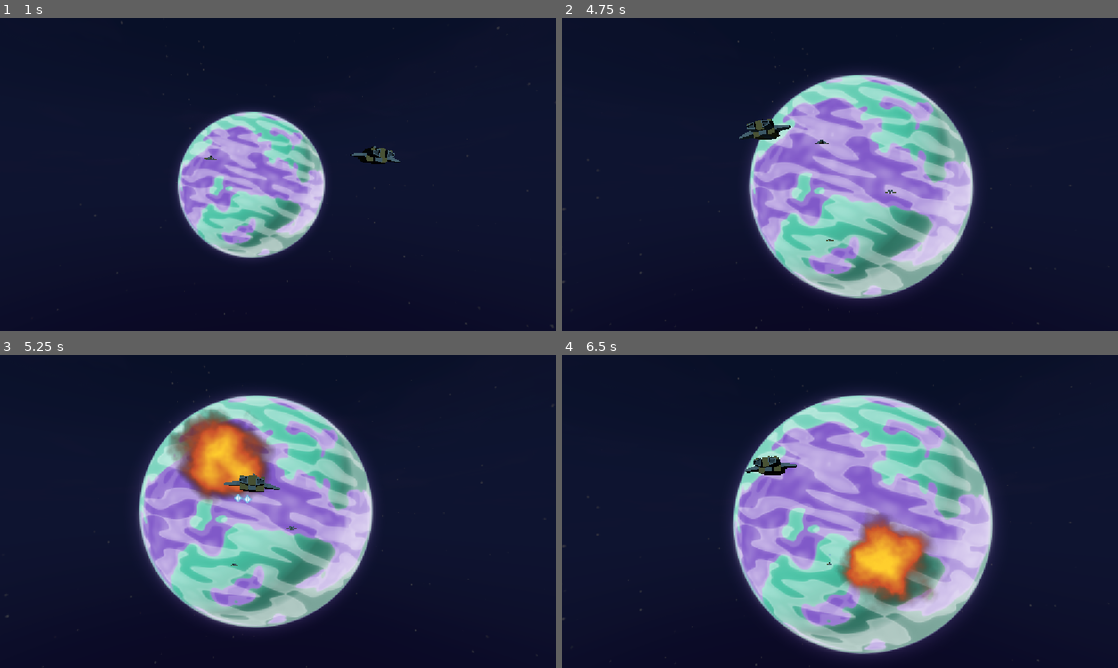
Above: before the commit, frames 1-4 (two rows, left to right).
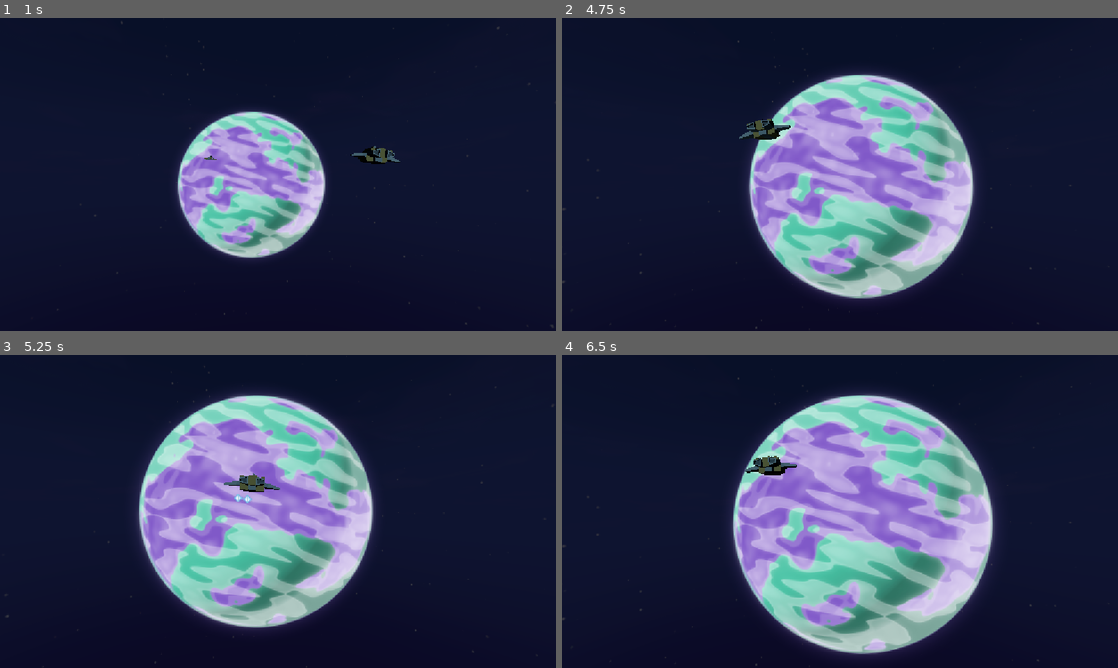
Above: after the commit, the same moments.

Repository: EJC300/RailShooterJamGame
Game: Godot game, scene res://Level/Scenes/space_level.tscn
Same seed, same stepped clock (60 frames per second), same inputs: the game is played once before the commit and once after it.
Inputs (mouse positions are in pixels of both pictures, inside the frame that each line leads up to):
- Up to frame 1 (1 s): move the mouse to (400, 158) at 0.52 s; click (400, 158) at 0.6 s
- Up to frame 2 (4.75 s): move the mouse to (728, 190) at 1.27 s; click (728, 190) at 1.35 s; move the mouse to (895, 105) at 2.02 s; click (895, 105) at 2.1 s; move the mouse to (812, 237) at 2.77 s; click (812, 237) at 2.85 s; move the mouse to (1006, 221) at 3.52 s; click (1006, 221) at 3.6 s; move the mouse to (673, 127) at 4.27 s; click (673, 127) at 4.35 s
- Up to frame 3 (5.25 s): move the mouse to (305, 511) at 5.02 s; click (305, 511) at 5.1 s
- Up to frame 4 (6.5 s): move the mouse to (756, 433) at 5.77 s; click (756, 433) at 5.85 s

Frame 1 is identical in both runs. In frame 2, less than 0.1% of the frame differs, in the area x 45-61%, y 38-72%; in frame 3, 3.8%, in the area x 30-54%, y 17-68%; in frame 4, 3.7%.
Error after the commit: Invalid assignment of property or key 'global_position' with value of type 'Vector3' on a base object of type 'null instance'. (res://Level/Scripts/enemy_spawn…

Commit message:
fixed origin

Diff:
--- a/Game/Effects/explosion_anim.tscn
+++ b/Game/Effects/explosion_anim.tscn
@@ -1,3 +1,69 @@
 [gd_scene format=3 uid="uid://dwtryy2leytnt"]
 
-[node name="ExplosionAnim" type="AnimationPlayer" unique_id=618302339]
+[ext_resource type="Texture2D" uid="uid://bg32i78se8hd8" path="res://Level/Art/skybox-space.png" id="1_2d7od"]
+[ext_resource type="PackedScene" uid="uid://cv22ai1p1hf8j" path="res://Player/Scenes/player.tscn" id="2_am6bb"]
+[ext_resource type="Script" uid="uid://c7jvgxttut65w" path="res://Game/Scripts/camera_look.gd" id="3_8d8uy"]
+[ext_resource type="PackedScene" uid="uid://vq2ed1diejpy" path="res://Level/Scenes/planet.tscn" id="4_pfm75"]
+[ext_resource type="PackedScene" uid="uid://ckawgnmrrgyd5" path="res://Enemies/Scenes/EnemyShip.tscn" id="5_7kxr1"]
+[ext_resource type="Script" uid="uid://7oae87w1u7dq" path="res://Level/Scripts/enemy_spawn_2D.gd" id="6_axw4x"]
+
+[sub_resource type="PanoramaSkyMaterial" id="PanoramaSkyMaterial_3gngh"]
+panorama = ExtResource("1_2d7od")
+energy_multiplier = 0.5
+
+[sub_resource type="Sky" id="Sky_57qmd"]
+sky_material = SubResource("PanoramaSkyMaterial_3gngh")
+
+[sub_resource type="Environment" id="Environment_yf5fn"]
+background_mode = 2
+sky = SubResource("Sky_57qmd")
+
+[sub_resource type="Curve3D" id="Curve3D_hemjf"]
+closed = true
+_data = {
+"points": PackedVector3Array(0, 0, 0, 0, 0, 0, -9.654667, -4.898409, 1.07458, 0, 0, 0, 0, 0, 0, -10.087704, 13.131505, -2.3079913, 0, 0, 0, 0, 0, 0, 3.6878014, 13.507176, -2.48658, 0, 0, 0, 0, 0, 0, 3.6215625, -4.721773, 0.88415027),
+"tilts": PackedFloat32Array(1.1863756, 0.7874239, -1.2921962, -1.5029532)
+}
+point_count = 4
+
+[node name="SpaceLevel" type="Node3D" unique_id=1736142688]
+
+[node name="Space" type="WorldEnvironment" parent="." unique_id=1754117930]
+environment = SubResource("Environment_yf5fn")
+
+[node name="Player" parent="." unique_id=114084622 node_paths=PackedStringArray("camera") instance=ExtResource("2_am6bb")]
+transform = Transform3D(1, 0, 0, 0, 1, 0, 0, 0, 1, 9.736419e-05, 0.00024841726, 0.045434248)
+speed = 145.0
+camera = NodePath("../PlayerCamara")
+
+[node name="PlayerCamara" type="Camera3D" parent="." unique_id=1820126635 node_paths=PackedStringArray("world_camera")]
+transform = Transform3D(1, 0, 0, 0, 1, 0, 0, 0, 1, 0, 0, 0.66643256)
+current = true
+script = ExtResource("3_8d8uy")
+world_camera = NodePath("../WorldCamera")
+
+[node name="WorldCamera" type="Camera3D" parent="." unique_id=1352337602]
+
+[node name="DirectionalLight3D" type="DirectionalLight3D" parent="." unique_id=1416494720]
+light_color = Color(0.53289264, 0.7359255, 0.8146611, 1)
+
+[node name="Planet" parent="." unique_id=1297347276 instance=ExtResource("4_pfm75")]
+transform = Transform3D(1, 0, 0, 0, 1, 0, 0, 0, 1, 0, 0, -16.011925)
+
+[node name="EnemyShip" parent="." unique_id=686896700 instance=ExtResource("5_7kxr1")]
+transform = Transform3D(-0.99989057, 0, -0.014799621, 0, 1, 0, 0.014799621, 0, -0.99989057, -1.872015, 0.027526617, -7.6176324)
+
+[node name="SpawnPath" type="Path3D" parent="." unique_id=2055453826]
+transform = Transform3D(0.4006727, 0, 0, 0, 0.2904834, -0.75705904, 0, 0.20985398, 1.0479339, 1.0159597, -2.0175073, -14.290459)
+top_level = true
+curve = SubResource("Curve3D_hemjf")
+script = ExtResource("6_axw4x")
+
+[node name="Change" type="Timer" parent="SpawnPath" unique_id=146103533]
+autostart = true
+
+[node name="PathSpawnPosition" type="PathFollow3D" parent="SpawnPath" unique_id=1925844539]
+transform = Transform3D(-0.25631845, 0.9662966, -0.0235992, 0.17227945, 0.069695644, 0.98257005, 0.95110446, 0.24778825, -0.1843389, -9.654667, -4.898409, 1.07458)
+use_model_front = true
+
+[connection signal="timeout" from="SpawnPath/Change" to="SpawnPath" method="_on_change_timeout"]
--- a/Game/Scenes/enemy_laser_gun.tscn
+++ b/Game/Scenes/enemy_laser_gun.tscn
@@ -1,3 +1,69 @@
 [gd_scene format=3 uid="uid://uv18kj7lv50d"]
 
-[node name="EnemyLaserGun" type="Node3D" unique_id=225670094]
+[ext_resource type="Texture2D" uid="uid://bg32i78se8hd8" path="res://Level/Art/skybox-space.png" id="1_paipu"]
+[ext_resource type="PackedScene" uid="uid://cv22ai1p1hf8j" path="res://Player/Scenes/player.tscn" id="2_5fcqa"]
+[ext_resource type="Script" uid="uid://c7jvgxttut65w" path="res://Game/Scripts/camera_look.gd" id="3_3g8pw"]
+[ext_resource type="PackedScene" uid="uid://vq2ed1diejpy" path="res://Level/Scenes/planet.tscn" id="4_sx4v7"]
+[ext_resource type="PackedScene" uid="uid://ckawgnmrrgyd5" path="res://Enemies/Scenes/EnemyShip.tscn" id="5_tpd35"]
+[ext_resource type="Script" uid="uid://7oae87w1u7dq" path="res://Level/Scripts/enemy_spawn_2D.gd" id="6_i5pst"]
+
+[sub_resource type="PanoramaSkyMaterial" id="PanoramaSkyMaterial_3gngh"]
+panorama = ExtResource("1_paipu")
+energy_multiplier = 0.5
+
+[sub_resource type="Sky" id="Sky_57qmd"]
+sky_material = SubResource("PanoramaSkyMaterial_3gngh")
+
+[sub_resource type="Environment" id="Environment_yf5fn"]
+background_mode = 2
+sky = SubResource("Sky_57qmd")
+
+[sub_resource type="Curve3D" id="Curve3D_hemjf"]
+closed = true
+_data = {
+"points": PackedVector3Array(0, 0, 0, 0, 0, 0, -9.654667, -4.898409, 1.07458, 0, 0, 0, 0, 0, 0, -10.087704, 13.131505, -2.3079913, 0, 0, 0, 0, 0, 0, 3.6878014, 13.507176, -2.48658, 0, 0, 0, 0, 0, 0, 3.6215625, -4.721773, 0.88415027),
+"tilts": PackedFloat32Array(1.1863756, 0.7874239, -1.2921962, -1.5029532)
+}
+point_count = 4
+
+[node name="SpaceLevel" type="Node3D" unique_id=1736142688]
+
+[node name="Space" type="WorldEnvironment" parent="." unique_id=1754117930]
+environment = SubResource("Environment_yf5fn")
+
+[node name="Player" parent="." unique_id=114084622 node_paths=PackedStringArray("camera") instance=ExtResource("2_5fcqa")]
+transform = Transform3D(1, 0, 0, 0, 1, 0, 0, 0, 1, 9.736419e-05, 0.00024841726, 0.045434248)
+speed = 145.0
+camera = NodePath("../PlayerCamara")
+
+[node name="PlayerCamara" type="Camera3D" parent="." unique_id=1820126635 node_paths=PackedStringArray("world_camera")]
+transform = Transform3D(1, 0, 0, 0, 1, 0, 0, 0, 1, 0, 0, 0.66643256)
+current = true
+script = ExtResource("3_3g8pw")
+world_camera = NodePath("../WorldCamera")
+
+[node name="WorldCamera" type="Camera3D" parent="." unique_id=1352337602]
+
+[node name="DirectionalLight3D" type="DirectionalLight3D" parent="." unique_id=1416494720]
+light_color = Color(0.53289264, 0.7359255, 0.8146611, 1)
+
+[node name="Planet" parent="." unique_id=1297347276 instance=ExtResource("4_sx4v7")]
+transform = Transform3D(1, 0, 0, 0, 1, 0, 0, 0, 1, 0, 0, -16.011925)
+
+[node name="EnemyShip" parent="." unique_id=686896700 instance=ExtResource("5_tpd35")]
+transform = Transform3D(-0.99989057, 0, -0.014799621, 0, 1, 0, 0.014799621, 0, -0.99989057, -1.872015, 0.027526617, -7.6176324)
+
+[node name="SpawnPath" type="Path3D" parent="." unique_id=2055453826]
+transform = Transform3D(0.4006727, 0, 0, 0, 0.2904834, -0.75705904, 0, 0.20985398, 1.0479339, 1.0159597, -2.0175073, -14.290459)
+top_level = true
+curve = SubResource("Curve3D_hemjf")
+script = ExtResource("6_i5pst")
+
+[node name="Change" type="Timer" parent="SpawnPath" unique_id=146103533]
+autostart = true
+
+[node name="PathSpawnPosition" type="PathFollow3D" parent="SpawnPath" unique_id=1925844539]
+transform = Transform3D(-0.25631845, 0.9662966, -0.0235992, 0.17227945, 0.069695644, 0.98257005, 0.95110446, 0.24778825, -0.1843389, -9.654667, -4.898409, 1.07458)
+use_model_front = true
+
+[connection signal="timeout" from="SpawnPath/Change" to="SpawnPath" method="_on_change_timeout"]
--- a/Level/Scenes/space_level.tscn
+++ b/Level/Scenes/space_level.tscn
@@ -63,7 +63,7 @@
 autostart = true
 
 [node name="PathSpawnPosition" type="PathFollow3D" parent="SpawnPath" unique_id=1925844539]
-transform = Transform3D(-0.2563185, 0.9662966, -0.0235992, 0.17227949, 0.069695644, 0.98257005, 0.95110464, 0.24778825, -0.1843389, -9.654667, -4.898409, 1.07458)
+transform = Transform3D(-0.25631845, 0.9662966, -0.0235992, 0.17227945, 0.069695644, 0.98257005, 0.95110446, 0.24778825, -0.1843389, -9.654667, -4.898409, 1.07458)
 use_model_front = true
 
 [connection signal="timeout" from="SpawnPath/Change" to="SpawnPath" method="_on_change_timeout"]
